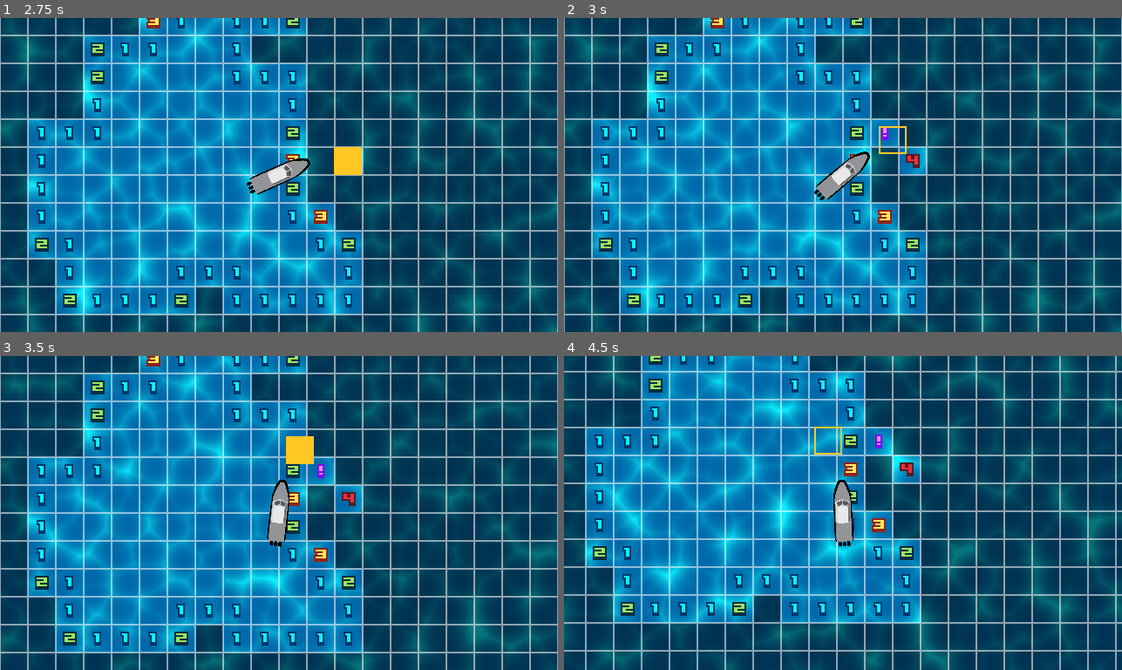
Above: before the commit, frames 1-4 (two rows, left to right).
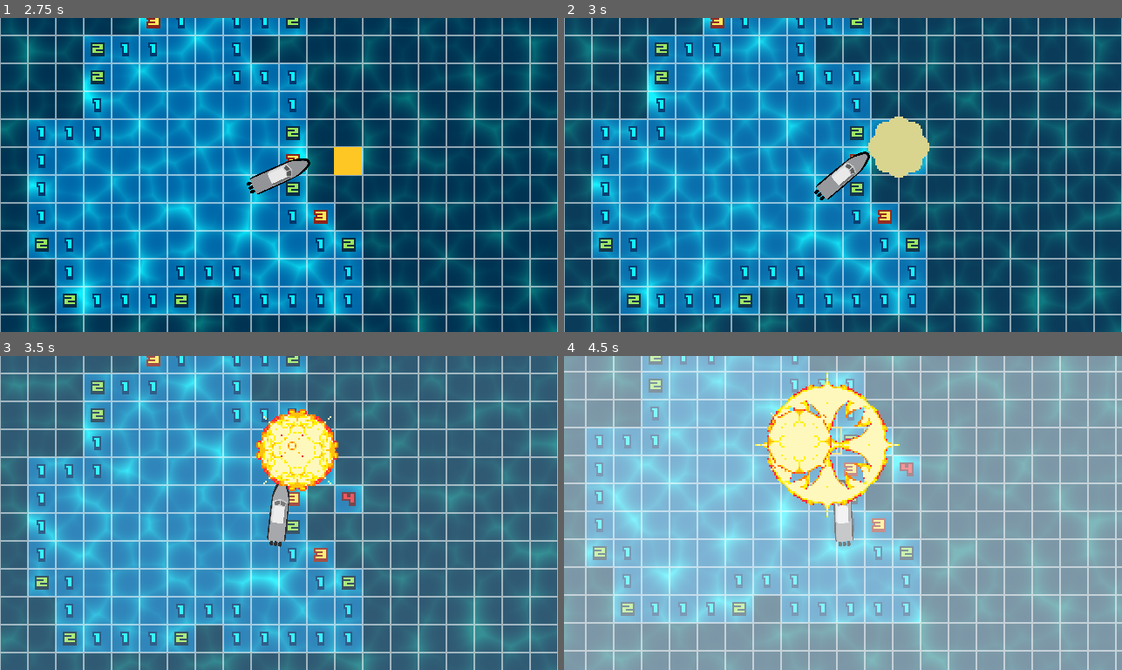
Above: after the commit, the same moments.

Repository: maadalchemist/MinesweeperRPG
Game: Godot game, scene res://World.tscn
Same seed, same stepped clock (60 frames per second), same inputs: the game is played once before the commit and once after it. Sound files missing from this copy of the repository are replaced by a short silence.
Inputs:
- Up to frame 1 (2.75 s): hold Up (ui_up) 0.53-2.03 s; tap Z (reveal) at 0.6, 1.35, 2.1 s; hold Left (ui_left) from 2.03 s (still down)
- Up to frame 2 (3 s): keep holding Left (ui_left); tap Z (reveal) at 2.85 s
- Up to frame 3 (3.5 s): keep holding Left (ui_left)
- Up to frame 4 (4.5 s): release Left (ui_left) at 3.53 s; hold Down (ui_down) 3.53-4.28 s; tap Z (reveal) at 3.6, 4.35 s; hold Right (ui_right) from 4.28 s (still down)

Frame 1 is identical in both runs. In frame 2, 1.5% of the frame differs, in the area x 54-66%, y 31-51%; in frame 3, 88%; in frame 4, 100%, in the area x 0-100%, y 0-100%.

Commit message:
transition

Diff:
--- a/src/Walker.gd
+++ /dev/null
@@ -1,14 +0,0 @@
-extends KinematicBody2D
-
-
-var velocity = Vector2.ZERO
-
-export var speed = 100
-
-func _physics_process(delta):
-	var input_vector = Vector2.ZERO
-	input_vector.x = Input.get_action_strength("ui_right") - Input.get_action_strength("ui_left")
-	input_vector.y = Input.get_action_strength("ui_down") - Input.get_action_strength("ui_up")
-	velocity = input_vector * speed
-
-	move_and_slide(velocity)
--- a/src/Walker.tscn
+++ /dev/null
@@ -1,6 +0,0 @@
-[gd_scene load_steps=2 format=2]
-
-[ext_resource path="res://Walker.gd" type="Script" id=1]
-
-[node name="Walker" type="KinematicBody2D"]
-script = ExtResource( 1 )
--- a/src/World.gd
+++ b/src/World.gd
@@ -40,15 +40,26 @@
 var cam_grid_pos
 var cam_chunk_pos
 var old_cam_chunk_pos
+var exploding = false
+
+var explosions = {
+	0: preload("res://effects/explosions/BigExplosion.tscn"),
+	1: preload("res://effects/explosions/MediumExplosion.tscn"),
+	2: preload("res://effects/explosions/MediumSmoke.tscn"),
+}
+const BIG_EXPLOSION = preload("res://effects/explosions/BigExplosion.tscn")
+const MED_EXPLOSION = preload("res://effects/explosions/MediumExplosion.tscn")
+const MED_SMOKE = preload("res://effects/explosions/MediumSmoke.tscn")
 
 onready var number_tileset = $NumberTileset
 onready var fog_of_war = $FogOfWar
 onready var grid = $Grid
 onready var cam2D = $Camera2D
 onready var water = $Water
-onready var target = $target
+onready var target = $Target
 onready var sfx_splash1 = $audio/splash1
 onready var sfx_splash2 = $audio/splash2
+onready var exploding_timer = $ExplodingTimer
 
 
 func _ready():
@@ -113,6 +124,12 @@
 					sfx_splash1.play()
 				else:
 					sfx_splash2.play()
+
+	if exploding:
+		$WhiteTransition.position = cam2D.position
+		if $WhiteTransition.modulate.a < 1:
+			$WhiteTransition.modulate.a += .005
+		print($WhiteTransition.modulate.a)
 
 	# debug commands
 	if Input.get_action_strength("debug_reveal_all"):
@@ -211,8 +228,12 @@
 
 
 func explode():
-	var mine_pos = target.getTile()
-
+	exploding = true
+	exploding_timer.start()
+	var mine_pos = (target.getTile() * 16) + Vector2(8,8)
+	var explosion = explosions[randi() % 3].instance()
+	add_child(explosion)
+	explosion.position = mine_pos + Vector2(8,8)
 
 
 func tile_at(pos):
@@ -226,3 +247,12 @@
 	for pos in minefield:
 		if minefield[pos] == MINE:
 			number_tileset.set_cell(pos.x, pos.y, 0, false, false, false, Vector2(tile_at(pos),0))
+
+
+func _ExplodingTimer():
+	var mine_pos = (target.getTile() * 16) + Vector2(8,8)
+	var explosion = explosions[randi() % 3].instance()
+	add_child(explosion)
+	var rand_x = pow(.1 * (randi() % 64 - 32),3)
+	var rand_y = pow(.1 * (randi() % 64 - 32),3)
+	explosion.position = mine_pos + Vector2(rand_x, rand_y)
--- a/src/World.tscn
+++ b/src/World.tscn
@@ -10,6 +10,7 @@
 [ext_resource path="res://target_guide.gd" type="Script" id=8]
 [ext_resource path="res://effects/splash1.wav" type="AudioStream" id=9]
 [ext_resource path="res://effects/splash2.wav" type="AudioStream" id=10]
+[ext_resource path="res://effects/shader_base.png" type="Texture" id=11]
 
 [sub_resource type="AudioStreamRandomPitch" id=1]
 audio_stream = ExtResource( 9 )
@@ -56,7 +57,7 @@
 position = Vector2( 36, 0 )
 remote_path = NodePath("../../target_guide")
 
-[node name="target" parent="." instance=ExtResource( 4 )]
+[node name="Target" parent="." instance=ExtResource( 4 )]
 position = Vector2( 36, 0 )
 frame = 1
 
@@ -67,4 +68,13 @@
 
 [node name="splash2" type="AudioStreamPlayer2D" parent="audio"]
 stream = SubResource( 2 )
+
+[node name="ExplodingTimer" type="Timer" parent="."]
+wait_time = 0.15
+
+[node name="WhiteTransition" type="Sprite" parent="."]
+modulate = Color( 1, 1, 1, 0 )
+scale = Vector2( 320, 180 )
+texture = ExtResource( 11 )
 [connection signal="item_rect_changed" from="Camera2D" to="Water" method="move"]
+[connection signal="timeout" from="ExplodingTimer" to="." method="_ExplodingTimer"]
--- a/src/target_guide.gd
+++ b/src/target_guide.gd
@@ -1,7 +1,7 @@
 extends Node2D
 
 
-onready var target = get_node("../target")
+onready var target = get_node("../Target")
 
 func _process(delta):
 	target.move_toward_pos(position)
Not shown: 1 places in src/World.tscn that only renumber resources
